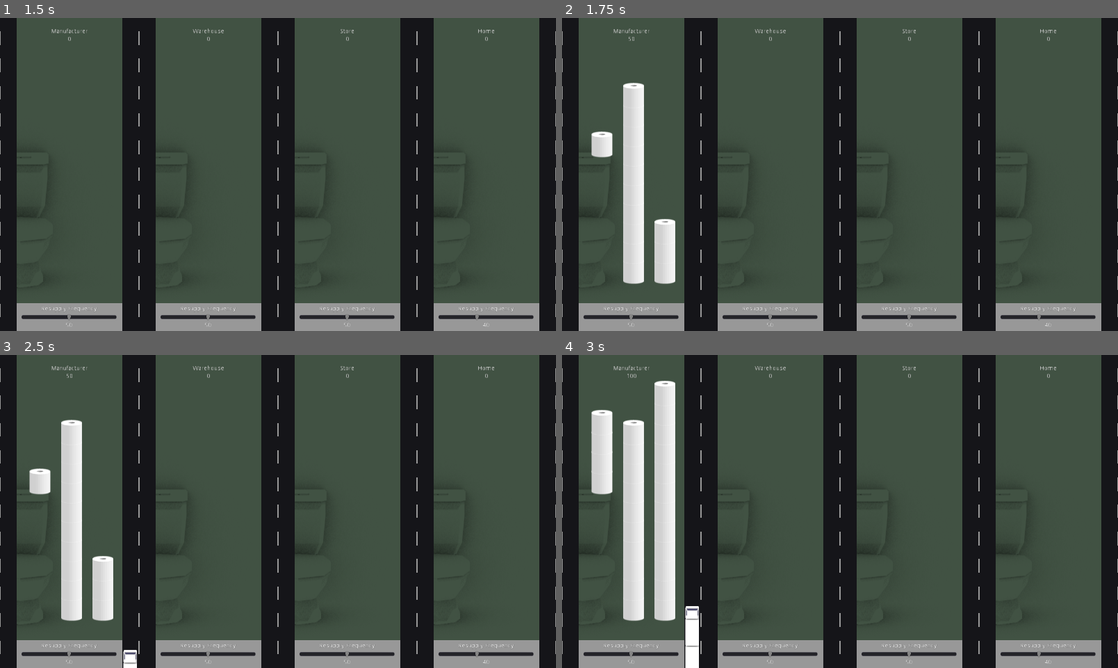
Above: before the commit, frames 1-4 (two rows, left to right).
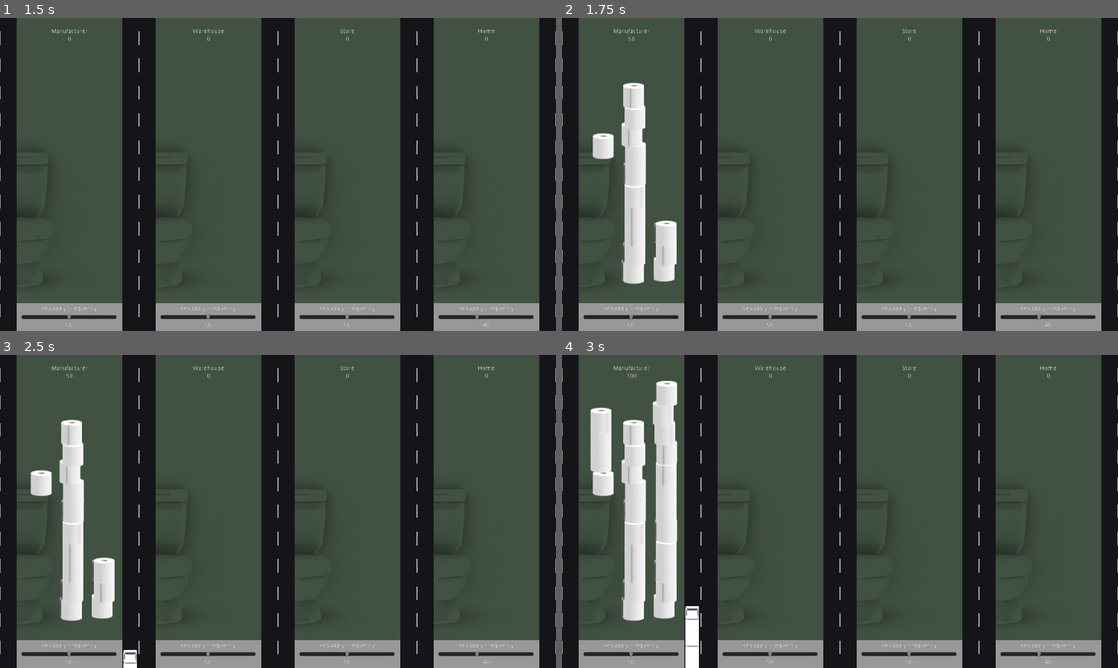
Above: after the commit, the same moments.

Repository: kevinlights/supply-chain
Game: Godot game, scene res://gui/menu.tscn
Same seed, same stepped clock (60 frames per second), same inputs: the game is played once before the commit and once after it.
Inputs:
- Up to frame 1 (1.5 s): click "New" at 0.5 s; tap Enter at 1.25 s
- Up to frame 2 (1.75 s): no input
- Up to frame 3 (2.5 s): tap Space at 2 s
- Up to frame 4 (3 s): no input

Frame 1 is identical in both runs. In frame 2, 0.7% of the frame differs, in the area x 5-21%, y 22-86%; in frame 3, 0.7%; in frame 4, 1.2%, in the area x 5-21%, y 8-86%.

Commit message:
Moved supply point visuals into sub folder. Added first pass on stock item image variations.

Diff:
--- a/game_entities/supply_point/SupplyPoint.gd
+++ b/game_entities/supply_point/SupplyPoint.gd
@@ -20,6 +20,7 @@
 var stock_indicator_count : int
 var stock_indicator_anchor : TextureRect
 var stock_indicator_value : float
+var stock_indicator_pool : Array
 
 # Temporary
 var demand_factor : float
@@ -83,12 +84,17 @@
 		stock_indicator_value = 1.0 / (float(stock_indicator_count) / max_stock_level)
 		for indicator in stock_indicator_anchor.get_children():
 			indicator.visible = false
+	for i in range(0, 20):
+		stock_indicator_pool.append(load("res://game_entities/supply_point/home_visuals/stock_item_%02d.png" % i))
+
 
 func update_stock_indicators():
 	get_node("SupplyPointVisual/VBoxContainer/Stock").set_text(str(stock_level))
 	for i in range(0, stock_indicator_count):
 		if i < stock_level / stock_indicator_value:
-			stock_indicator_anchor.get_child(i).visible = true
+			if stock_indicator_anchor.get_child(i).visible == false:
+				stock_indicator_anchor.get_child(i).texture = stock_indicator_pool[randi() % stock_indicator_pool.size() - 1]
+				stock_indicator_anchor.get_child(i).visible = true
 			#TODO: Set texture from pool of images
 		else:
 			stock_indicator_anchor.get_child(i).visible = false
@@ -130,6 +136,7 @@
 func _process(delta):
 	if should_update_indicators:
 		update_stock_indicators()
+		should_update_indicators = false
 	counter += delta
 	if counter >= tick_rate:
 		counter -= tick_rate
--- a/game_entities/supply_point/SupplyPoint.tscn
+++ b/game_entities/supply_point/SupplyPoint.tscn
@@ -1,7 +1,7 @@
 [gd_scene load_steps=4 format=2]
 
 [ext_resource path="res://game_entities/supply_point/SupplyPoint.gd" type="Script" id=1]
-[ext_resource path="res://game_entities/supply_point/HomeAnchors.tscn" type="PackedScene" id=2]
+[ext_resource path="res://game_entities/supply_point/home_visuals/HomeAnchors.tscn" type="PackedScene" id=2]
 
 [sub_resource type="StyleBoxFlat" id=1]
 
--- a/game_entities/supply_point/HomeAnchors.tscn
+++ b/game_entities/supply_point/home_visuals/HomeAnchors.tscn
@@ -1,12 +1,12 @@
 [gd_scene load_steps=3 format=2]
 
-[ext_resource path="res://game_entities/supply_point/toilet.png" type="Texture" id=1]
-[ext_resource path="res://game_entities/supply_point/stock_item.png" type="Texture" id=2]
+[ext_resource path="res://game_entities/supply_point/home_visuals/stock_item.png" type="Texture" id=1]
+[ext_resource path="res://game_entities/supply_point/home_visuals/toilet.png" type="Texture" id=2]
 
 [node name="AnchorBackground" type="TextureRect"]
 margin_right = 40.0
 margin_bottom = 40.0
-texture = ExtResource( 1 )
+texture = ExtResource( 2 )
 __meta__ = {
 "_edit_use_anchors_": false
 }
@@ -16,7 +16,7 @@
 margin_top = 251.0
 margin_right = 88.0
 margin_bottom = 331.0
-texture = ExtResource( 2 )
+texture = ExtResource( 1 )
 __meta__ = {
 "_edit_use_anchors_": false
 }
@@ -26,7 +26,7 @@
 margin_top = 542.0
 margin_right = 161.0
 margin_bottom = 622.0
-texture = ExtResource( 2 )
+texture = ExtResource( 1 )
 __meta__ = {
 "_edit_use_anchors_": false
 }
@@ -36,7 +36,7 @@
 margin_top = 497.0
 margin_right = 161.0
 margin_bottom = 577.0
-texture = ExtResource( 2 )
+texture = ExtResource( 1 )
 __meta__ = {
 "_edit_use_anchors_": false
 }
@@ -46,7 +46,7 @@
 margin_top = 452.0
 margin_right = 161.0
 margin_bottom = 532.0
-texture = ExtResource( 2 )
+texture = ExtResource( 1 )
 __meta__ = {
 "_edit_use_anchors_": false
 }
@@ -56,7 +56,7 @@
 margin_top = 408.0
 margin_right = 161.0
 margin_bottom = 488.0
-texture = ExtResource( 2 )
+texture = ExtResource( 1 )
 __meta__ = {
 "_edit_use_anchors_": false
 }
@@ -66,7 +66,7 @@
 margin_top = 363.0
 margin_right = 161.0
 margin_bottom = 443.0
-texture = ExtResource( 2 )
+texture = ExtResource( 1 )
 __meta__ = {
 "_edit_use_anchors_": false
 }
@@ -76,7 +76,7 @@
 margin_top = 318.0
 margin_right = 161.0
 margin_bottom = 398.0
-texture = ExtResource( 2 )
+texture = ExtResource( 1 )
 __meta__ = {
 "_edit_use_anchors_": false
 }
@@ -86,7 +86,7 @@
 margin_top = 273.0
 margin_right = 161.0
 margin_bottom = 353.0
-texture = ExtResource( 2 )
+texture = ExtResource( 1 )
 __meta__ = {
 "_edit_use_anchors_": false
 }
@@ -96,7 +96,7 @@
 margin_top = 228.0
 margin_right = 161.0
 margin_bottom = 308.0
-texture = ExtResource( 2 )
+texture = ExtResource( 1 )
 __meta__ = {
 "_edit_use_anchors_": false
 }
@@ -106,7 +106,7 @@
 margin_top = 184.0
 margin_right = 161.0
 margin_bottom = 264.0
-texture = ExtResource( 2 )
+texture = ExtResource( 1 )
 __meta__ = {
 "_edit_use_anchors_": false
 }
@@ -116,7 +116,7 @@
 margin_top = 139.0
 margin_right = 161.0
 margin_bottom = 219.0
-texture = ExtResource( 2 )
+texture = ExtResource( 1 )
 __meta__ = {
 "_edit_use_anchors_": false
 }
@@ -126,7 +126,7 @@
 margin_top = 542.0
 margin_right = 233.0
 margin_bottom = 622.0
-texture = ExtResource( 2 )
+texture = ExtResource( 1 )
 __meta__ = {
 "_edit_use_anchors_": false
 }
@@ -136,7 +136,7 @@
 margin_top = 497.0
 margin_right = 233.0
 margin_bottom = 577.0
-texture = ExtResource( 2 )
+texture = ExtResource( 1 )
 __meta__ = {
 "_edit_use_anchors_": false
 }
@@ -146,7 +146,7 @@
 margin_top = 452.0
 margin_right = 233.0
 margin_bottom = 532.0
-texture = ExtResource( 2 )
+texture = ExtResource( 1 )
 __meta__ = {
 "_edit_use_anchors_": false
 }
@@ -156,7 +156,7 @@
 margin_top = 408.0
 margin_right = 233.0
 margin_bottom = 488.0
-texture = ExtResource( 2 )
+texture = ExtResource( 1 )
 __meta__ = {
 "_edit_use_anchors_": false
 }
@@ -166,7 +166,7 @@
 margin_top = 363.0
 margin_right = 233.0
 margin_bottom = 443.0
-texture = ExtResource( 2 )
+texture = ExtResource( 1 )
 __meta__ = {
 "_edit_use_anchors_": false
 }
@@ -176,7 +176,7 @@
 margin_top = 318.0
 margin_right = 233.0
 margin_bottom = 398.0
-texture = ExtResource( 2 )
+texture = ExtResource( 1 )
 __meta__ = {
 "_edit_use_anchors_": false
 }
@@ -186,7 +186,7 @@
 margin_top = 273.0
 margin_right = 233.0
 margin_bottom = 353.0
-texture = ExtResource( 2 )
+texture = ExtResource( 1 )
 __meta__ = {
 "_edit_use_anchors_": false
 }
@@ -196,7 +196,7 @@
 margin_top = 228.0
 margin_right = 233.0
 margin_bottom = 308.0
-texture = ExtResource( 2 )
+texture = ExtResource( 1 )
 __meta__ = {
 "_edit_use_anchors_": false
 }
@@ -206,7 +206,7 @@
 margin_top = 184.0
 margin_right = 233.0
 margin_bottom = 264.0
-texture = ExtResource( 2 )
+texture = ExtResource( 1 )
 __meta__ = {
 "_edit_use_anchors_": false
 }
@@ -216,7 +216,7 @@
 margin_top = 139.0
 margin_right = 233.0
 margin_bottom = 219.0
-texture = ExtResource( 2 )
+texture = ExtResource( 1 )
 __meta__ = {
 "_edit_use_anchors_": false
 }
@@ -226,7 +226,7 @@
 margin_top = 94.0
 margin_right = 233.0
 margin_bottom = 174.0
-texture = ExtResource( 2 )
+texture = ExtResource( 1 )
 __meta__ = {
 "_edit_use_anchors_": false
 }
@@ -236,7 +236,7 @@
 margin_top = 49.0
 margin_right = 233.0
 margin_bottom = 129.0
-texture = ExtResource( 2 )
+texture = ExtResource( 1 )
 __meta__ = {
 "_edit_use_anchors_": false
 }
@@ -246,7 +246,7 @@
 margin_top = 206.0
 margin_right = 88.0
 margin_bottom = 286.0
-texture = ExtResource( 2 )
+texture = ExtResource( 1 )
 __meta__ = {
 "_edit_use_anchors_": false
 }
@@ -256,7 +256,7 @@
 margin_top = 161.0
 margin_right = 88.0
 margin_bottom = 241.0
-texture = ExtResource( 2 )
+texture = ExtResource( 1 )
 __meta__ = {
 "_edit_use_anchors_": false
 }
@@ -266,7 +266,7 @@
 margin_top = 116.0
 margin_right = 88.0
 margin_bottom = 196.0
-texture = ExtResource( 2 )
-__meta__ = {
-"_edit_use_anchors_": false
-}
+texture = ExtResource( 1 )
+__meta__ = {
+"_edit_use_anchors_": false
+}
Renamed: game_entities/supply_point/stock_item.png -> game_entities/supply_point/home_visuals/stock_item.png
Not shown, added: game_entities/supply_point/home_visuals/stock_item.png.import
Binary file added: game_entities/supply_point/home_visuals/stock_item_00.png
Not shown, changed: game_entities/supply_point/home_visuals/stock_item_00.png.import
Binary file added: game_entities/supply_point/home_visuals/stock_item_01.png
Not shown, added: game_entities/supply_point/home_visuals/stock_item_01.png.import
Binary file added: game_entities/supply_point/home_visuals/stock_item_02.png
Not shown, added: game_entities/supply_point/home_visuals/stock_item_02.png.import
Binary file added: game_entities/supply_point/home_visuals/stock_item_03.png
Not shown, added: game_entities/supply_point/home_visuals/stock_item_03.png.import
Binary file added: game_entities/supply_point/home_visuals/stock_item_04.png
Not shown, added: game_entities/supply_point/home_visuals/stock_item_04.png.import
(and 32 more such lines)
